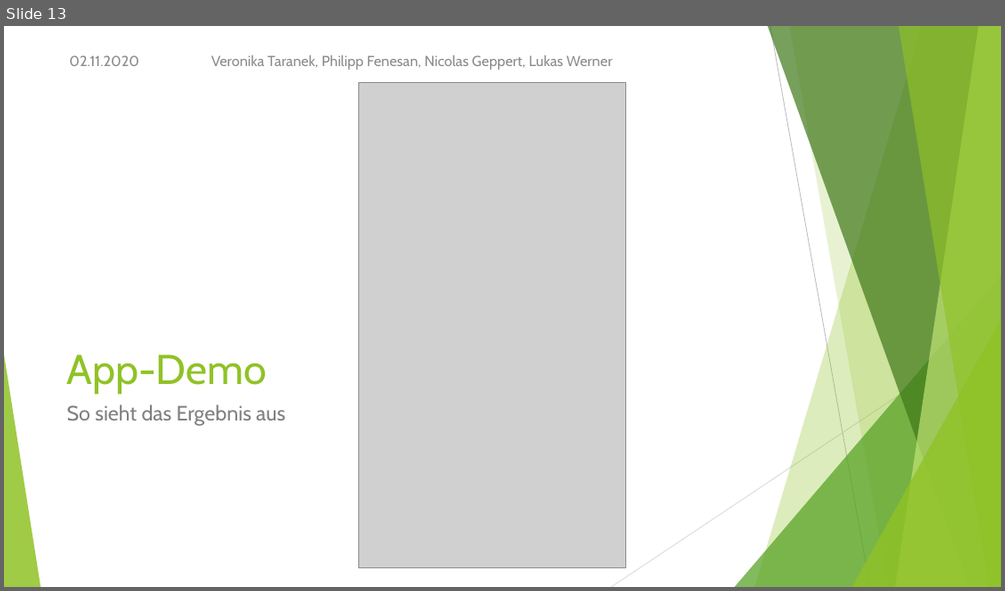
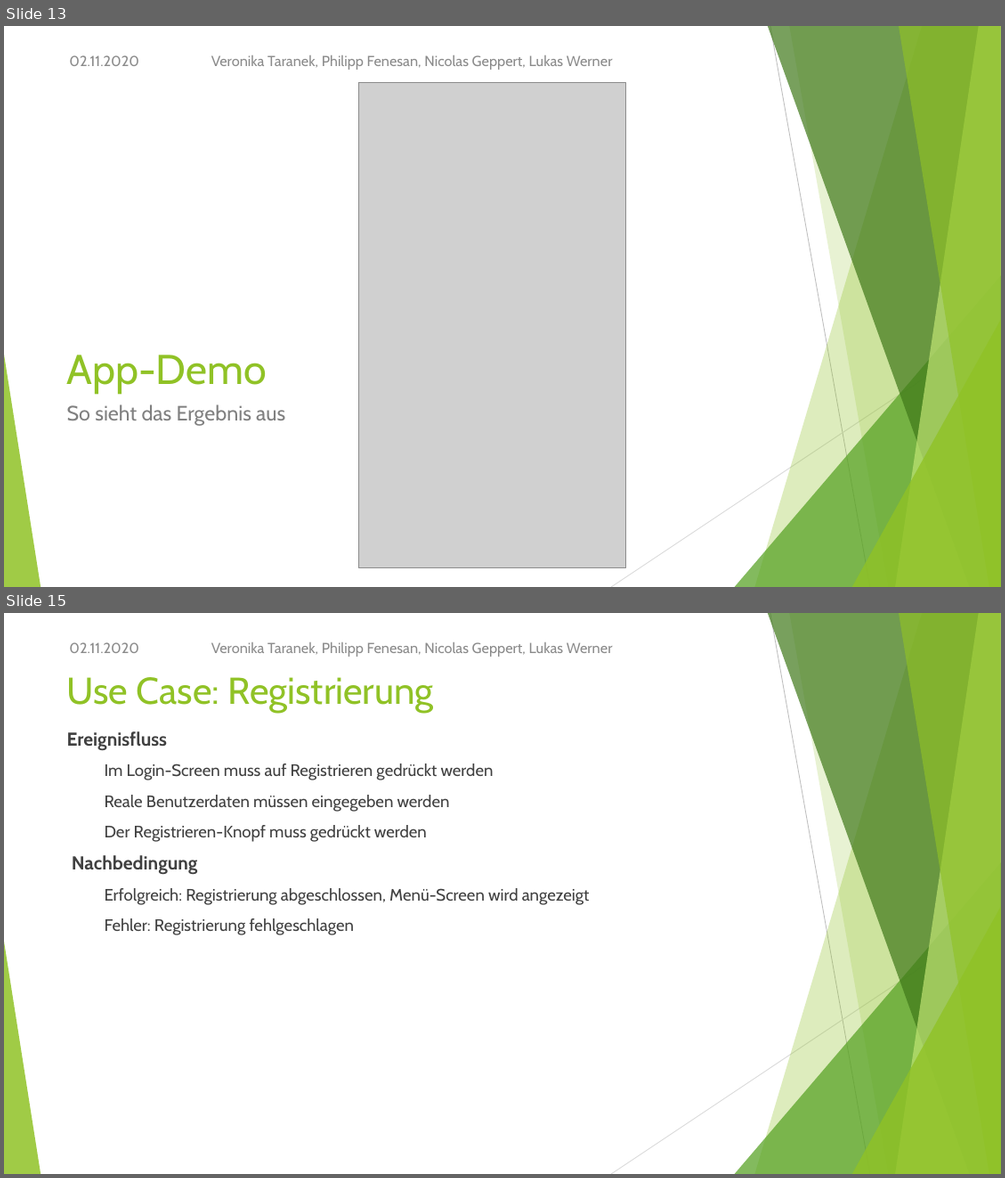
Before and after one commit to NicoGep/Programming_Project, a slide deck: presentation/wanderoo – Gruppe 3.pptx. Shown one above the other, each under a label of ours: slide 13 before the commit, slides 13 and 15 after it; the slides between them are not shown. The pictures are 1005x591 and 1005x1178 pixels, drawn with LibreOffice and Linux fonts; fonts in the diff are those of the drawing; grey boxes stand for pictures. Boxes give left, top, right and bottom in pixels: in the first picture for what was removed or moved away, otherwise in the second. Text is boxed around its words. In the diff, an @@ line names an element or a change of style, - is before the commit and + after.

```diff
--- a/presentation/wanderoo – Gruppe 3.pptx
+++ b/presentation/wanderoo – Gruppe 3.pptx
@@ slide 15 added at bbox=[4, 613, 1001, 1174], background #FFFFFF; not listed: 10 template elements that a slide beside it also shows @@
@@ text added at bbox=[69, 642, 139, 653], 14 pt, text #8C8C8C @@
+02.11.2020
@@ text added at bbox=[211, 642, 613, 657], 14 pt, text #8C8C8C @@
+Veronika Taranek, Philipp Fenesan, Nicolas Geppert, Lukas Werner
@@ title added at bbox=[67, 677, 434, 713], 36 pt, text #90C226 @@
+Use Case: Registrierung
@@ text added at bbox=[67, 731, 590, 935], 16 pt, text #404040 @@
+Ereignisfluss
+  Im Login-Screen muss auf Registrieren gedrückt werden
+  Reale Benutzerdaten müssen eingegeben werden
+  Der Registrieren-Knopf muss gedrückt werden
+Nachbedingung
+  Erfolgreich: Registrierung abgeschlossen, Menü-Screen wird angezeigt
+  Fehler: Registrierung fehlgeschlagen
```
Also in this commit, not shown: 3 slides changed, 5 other slides added, 1 slide removed, 2 other files.
